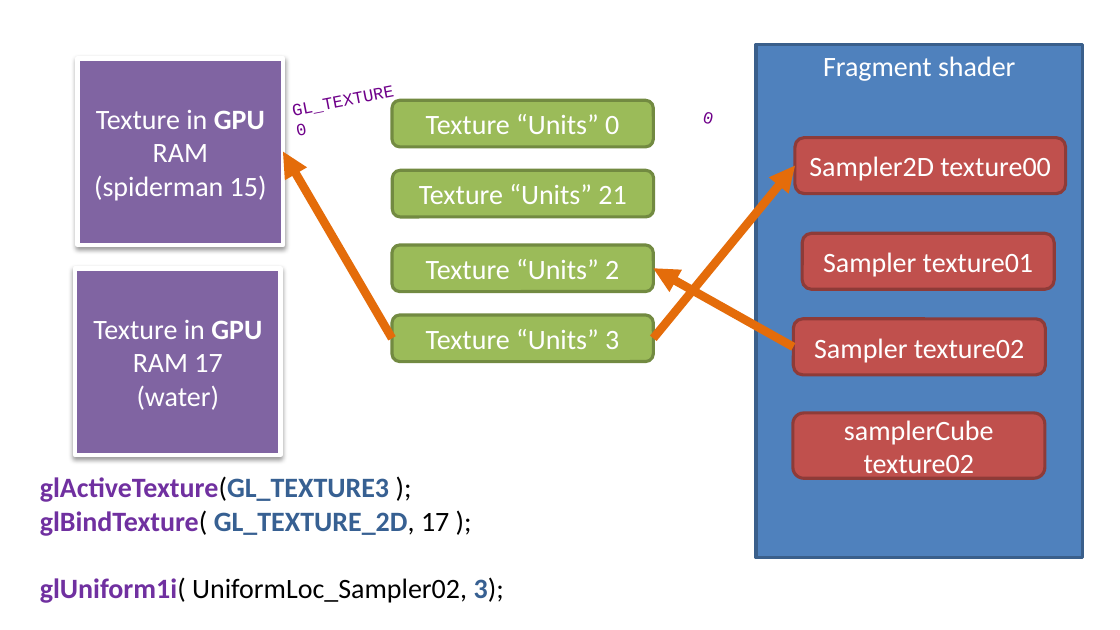
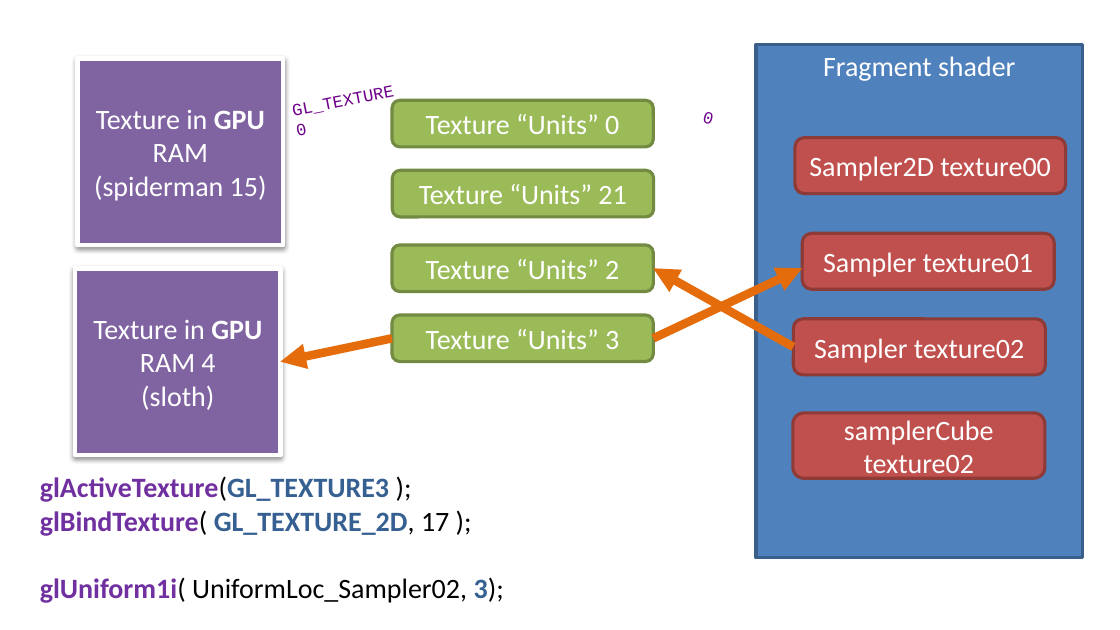
Before and after one commit to FeeneyCodes/INFO3111S24, a slide deck: slide 7 of Lectures/Day_11 Texturing, part 1/INFO3111_Texture_mapping (code on last slide).pptx. Drawn at 1120x630 pixels with LibreOffice and Linux fonts; fonts in the diff are those of the drawing. Boxes give left, top, right and bottom in pixels: in the first picture for what was removed or moved away, otherwise in the second. Text is boxed around its words. In the diff, an @@ line names an element or a change of style, - is before the commit and + after.

```diff
--- a/Lectures/Day_11 Texturing, part 1/INFO3111_Texture_mapping (code on last slide).pptx
+++ b/Lectures/Day_11 Texturing, part 1/INFO3111_Texture_mapping (code on last slide).pptx
@@ arrow moved from (653, 338) - (795, 166) to (653, 338) - (802, 269) @@
@@ text in rectangle at [93, 320, 262, 410]: text changed @@
-Texture in GPU RAM 17
-(water)
+Texture in GPU RAM 4
+(sloth)
@@ arrow moved from (392, 338) - (283, 151) to (392, 338) - (280, 362) @@
```
Also in this commit, not shown: 26 other files.
